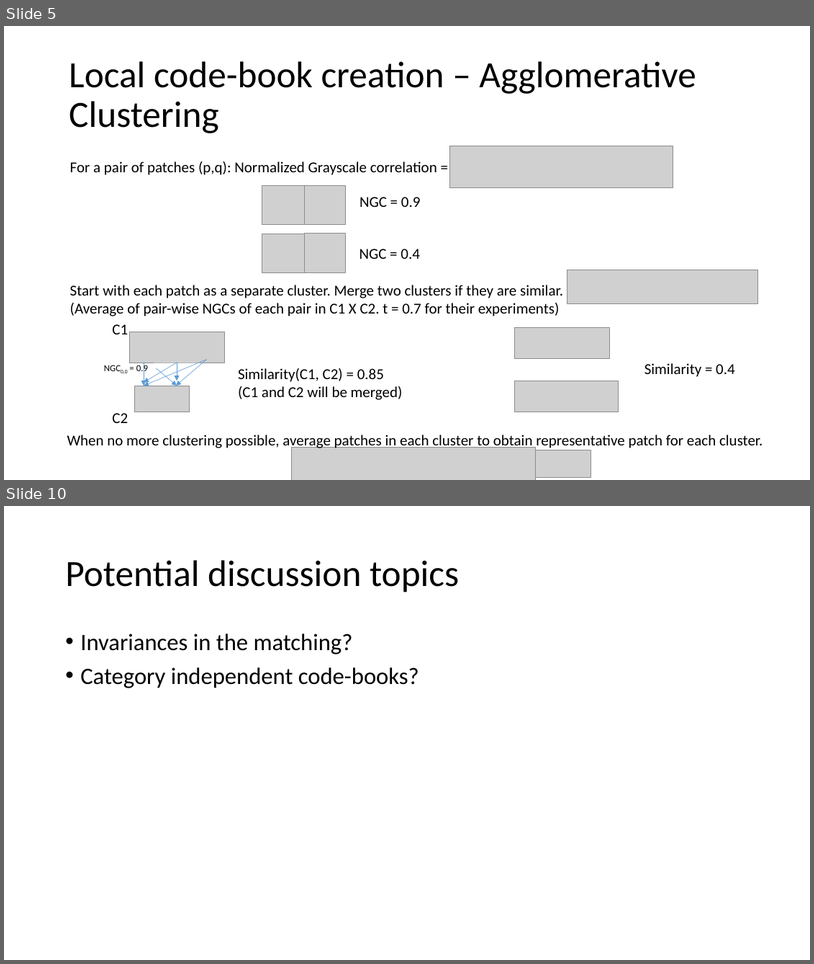
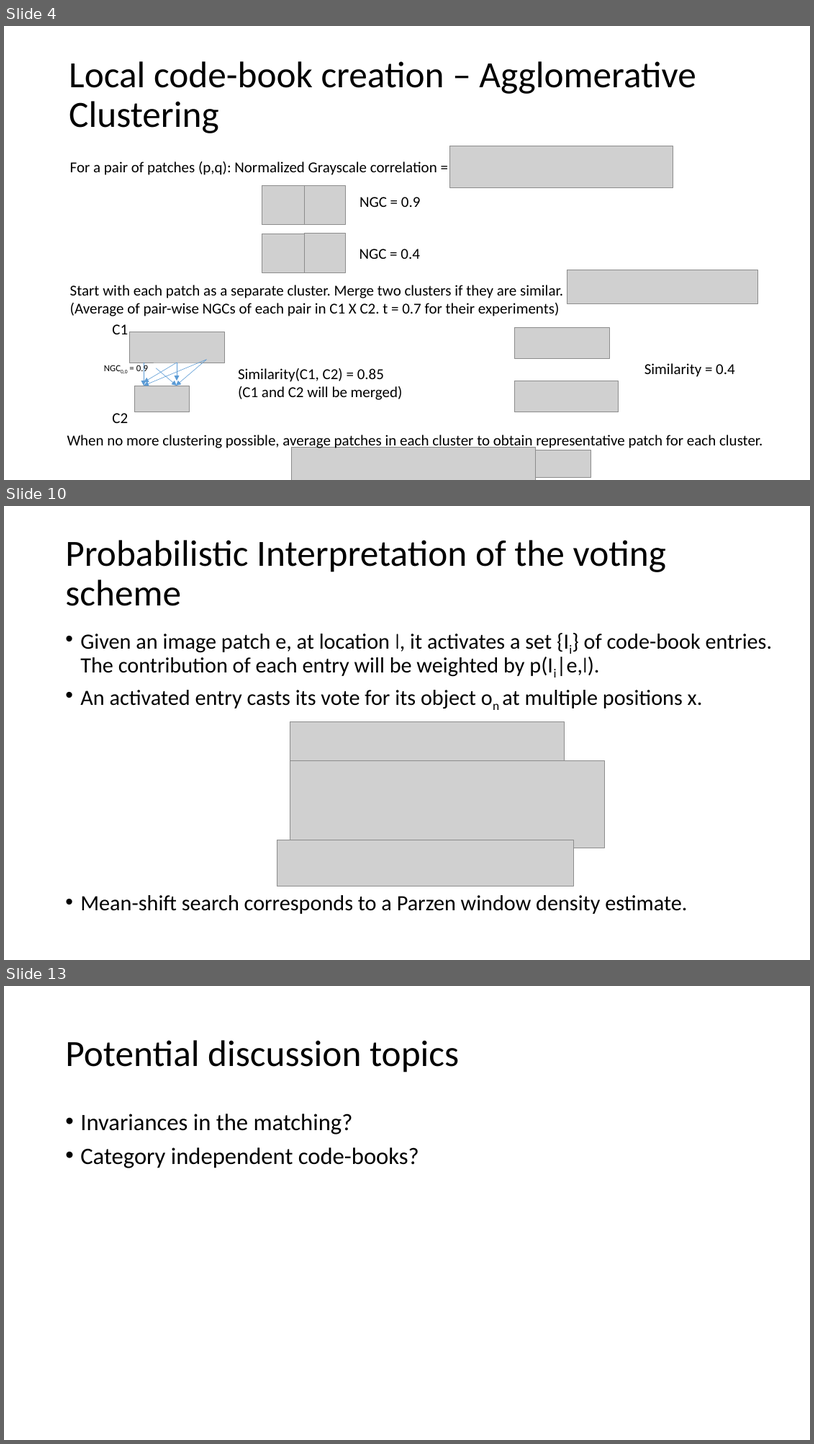
Before and after one commit to indivisibleatom/lectureNotes, a slide deck: ObjectCategorizationAndSegmentation_Leibe.pptx. Shown one above the other, each under a label of ours: slides 5 and 10 before the commit, slides 4, 10 and 13 after it; the slides between them are not shown. The pictures are 814x964 and 814x1444 pixels, drawn with LibreOffice and Linux fonts; fonts in the diff are those of the drawing; grey boxes stand for pictures. Boxes give left, top, right and bottom in pixels: in the first picture for what was removed or moved away, otherwise in the second. Text is boxed around its words. In the diff, an @@ line names an element or a change of style, - is before the commit and + after.

```diff
--- a/ObjectCategorizationAndSegmentation_Leibe.pptx
+++ b/ObjectCategorizationAndSegmentation_Leibe.pptx
@@ slide 10 added at (4,506,810,960), background #FFFFFF @@
@@ title added at (65,540,666,606), 44 pt, text #000000 @@
+Probabilistic Interpretation of the voting scheme
@@ text added at (80,633,773,914), 25.9 pt, text #000000 @@
+• Given an image patch e, at location l, it activates a set {Ii} of code-book entries. The contribution of each entry will be weighted by p(Ii|e,l).
+• An activated entry casts its vote for its object on at multiple positions x.
+• Mean-shift search corresponds to a Parzen window density estimate.
@@ picture added at (290,721,565,761) @@
@@ picture added at (290,761,605,848) @@
@@ picture added at (277,840,574,886) @@
@@ what was slide 5 is now slide 4 @@
@@ what was slide 10 is now slide 13 @@
```
Also in this commit, not shown: 3 slides changed, 4 other slides added, 2 slides removed.
